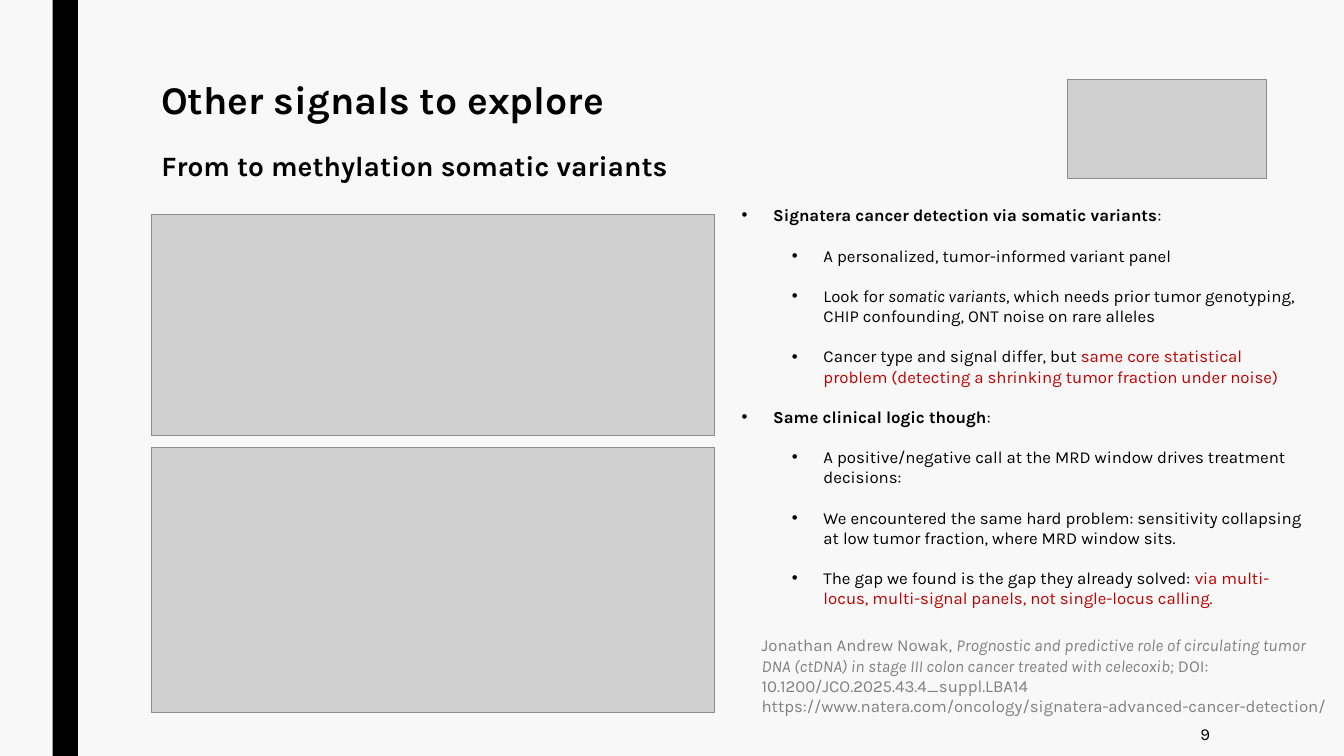
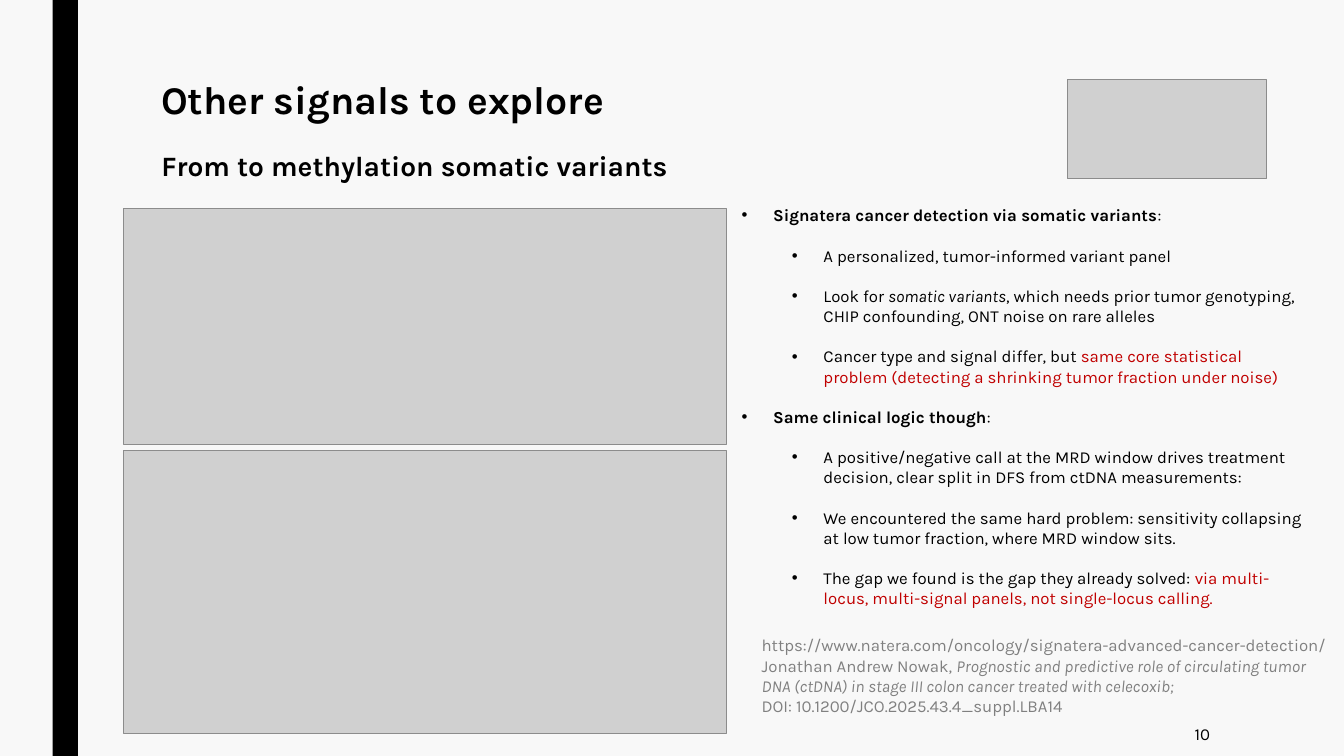
Before and after one commit to jurtasun/presentations, a slide deck: slide 15 of 202609_vhio_symposium/202609_vhio_technical.ppt. Drawn at 1344x756 pixels with LibreOffice and Linux fonts; fonts in the diff are those of the drawing; grey boxes stand for pictures. Boxes give left, top, right and bottom in pixels: in the first picture for what was removed or moved away, otherwise in the second. Text is boxed around its words. In the diff, an @@ line names an element or a change of style, - is before the commit and + after.

```diff
--- a/202609_vhio_symposium/202609_vhio_technical.ppt
+++ b/202609_vhio_symposium/202609_vhio_technical.ppt
@@ picture resized from (x1=151, y1=215, x2=715, y2=436) to (x1=124, y1=208, x2=727, y2=444) @@
@@ picture resized from (x1=151, y1=448, x2=715, y2=713) to (x1=124, y1=451, x2=727, y2=734) @@
@@ text at (x1=823, y1=450, x2=1285, y2=487): text changed @@
-  • A positive/negative call at the MRD window drives treatment decisions:
+  • A positive/negative call at the MRD window drives treatment decision, clear split in DFS from ctDNA measurements:
@@ text at (x1=762, y1=639, x2=1306, y2=696): paragraph removed @@
-Jonathan Andrew Nowak, Prognostic and predictive role of circulating tumor DNA (ctDNA) in stage III colon cancer treated with celecoxib; DOI: 10.1200/JCO.2025.43.4_suppl.LBA14
@@ text at (x1=762, y1=660, x2=1306, y2=716): paragraphs added @@
+Jonathan Andrew Nowak, Prognostic and predictive role of circulating tumor DNA (ctDNA) in stage III colon cancer treated with celecoxib;
+DOI: 10.1200/JCO.2025.43.4_suppl.LBA14
@@ text at (x1=1195, y1=729, x2=1210, y2=740): text changed @@
-9
+10
```
Also in this commit, not shown: 9 other slides changed, 6 other files.
